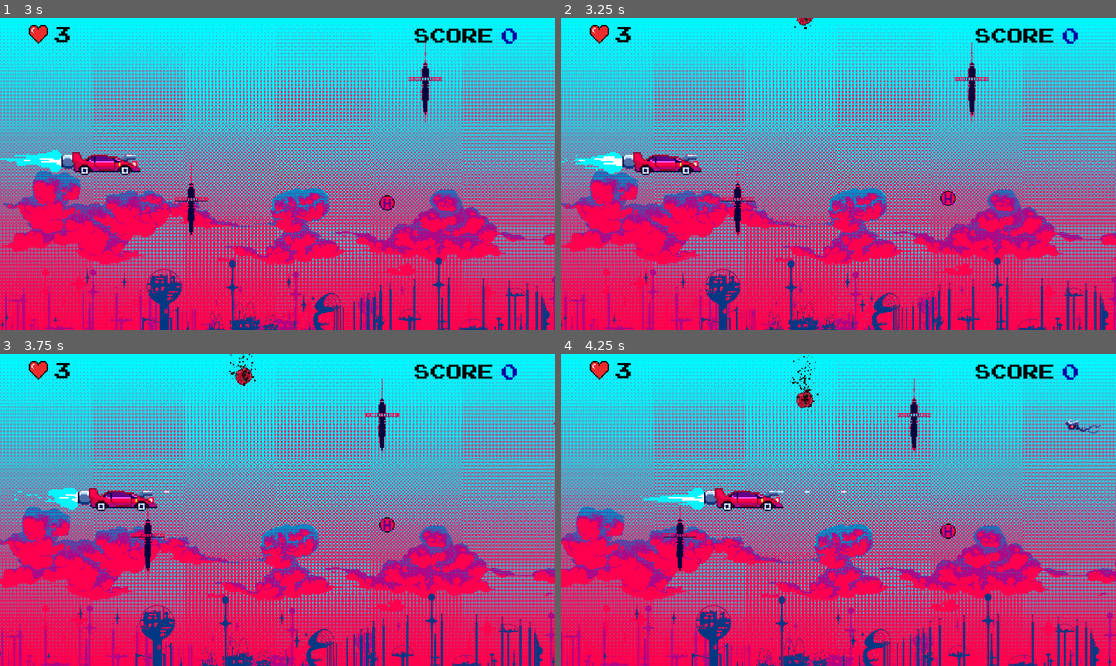
Above: before the commit, frames 1-4 (two rows, left to right).
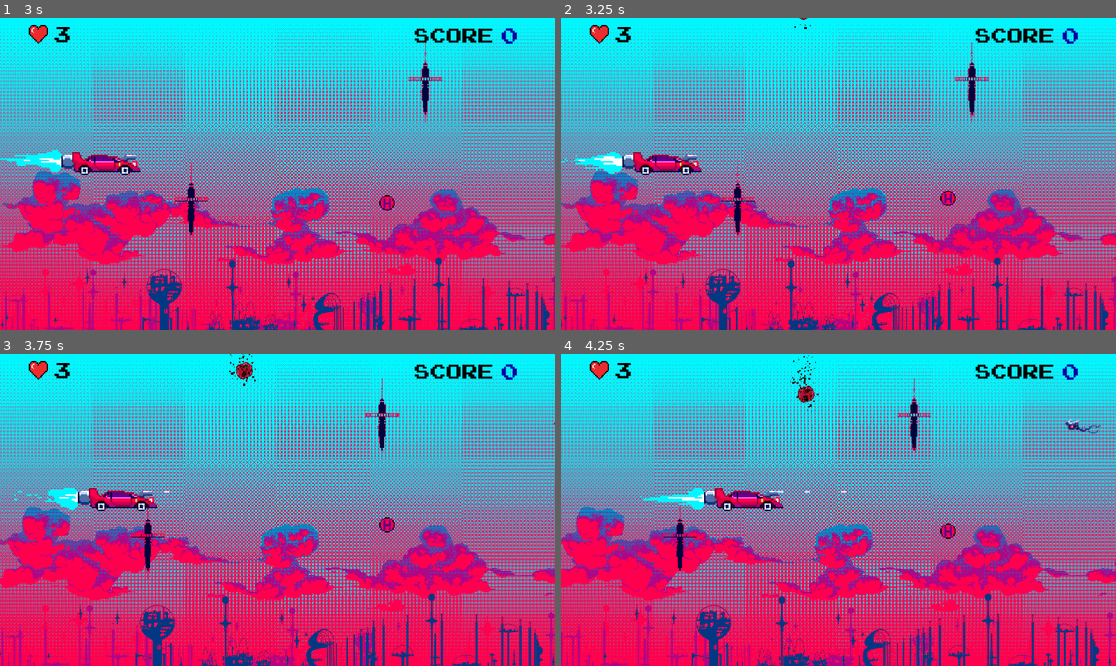
Above: after the commit, the same moments.

Repository: P0ddy/Project-Bentley
Game: Godot game, scene res://Scenes/Menu/main_menu.tscn
The game is run twice, just before and just after one commit, with the same random seed, the same clock (stepped at 60 frames per second) and the same inputs. Sound files missing from this copy of the repository are replaced by a short silence.
Inputs:
- Up to frame 1 (3 s): click "Start" at 0.5 s; click "<--" at 1.25 s; click "-->" at 2 s; click "Select" at 2.75 s
- Up to frame 2 (3.25 s): no input
- Up to frame 3 (3.75 s): hold D (right) from 3.53 s (still down); hold Space (shoot) from 3.53 s (still down)
- Up to frame 4 (4.25 s): keep holding D (right); keep holding Space (shoot)

Frame 1 is identical in both runs. In frame 2, less than 0.1% of the frame differs, in the area x 42-46%, y 0-3%; in frame 3, 0.1%; in frame 4, 0.1%, in the area x 42-46%, y 10-18%.

Commit message:
now the meteors are fine! FINALY UwU

Diff:
--- a/Scenes/MainScene/meteor.tscn
+++ b/Scenes/MainScene/meteor.tscn
@@ -28,7 +28,7 @@
 scale = Vector2(3.405, 3.405)
 texture = ExtResource("2_vvf5e")
 region_enabled = true
-region_rect = Rect2(129.323, 0.0548306, 30.5395, 32.0259)
+region_rect = Rect2(127.431, -10.8907, 31.8908, 65.1329)
 script = ExtResource("3_bvte5")
 
 [node name="VisibleOnScreenNotifier2D" type="VisibleOnScreenNotifier2D" parent="."]
@@ -38,6 +38,7 @@
 [node name="DamageArea" type="Area2D" parent="."]
 
 [node name="DamageShape" type="CollisionShape2D" parent="DamageArea"]
+position = Vector2(2, -3)
 scale = Vector2(4.93, 4.93)
 shape = SubResource("CircleShape2D_qv4ys")
 
